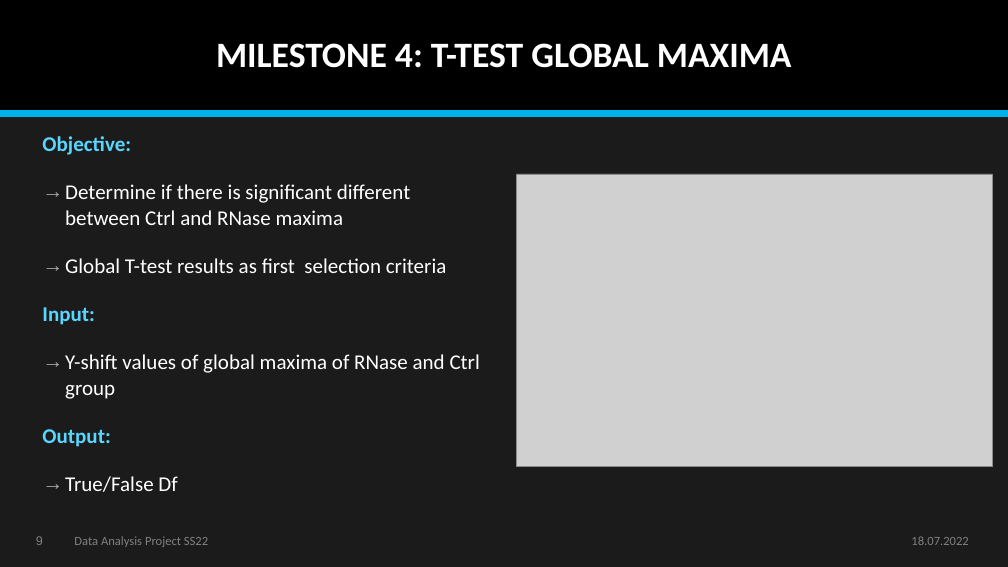
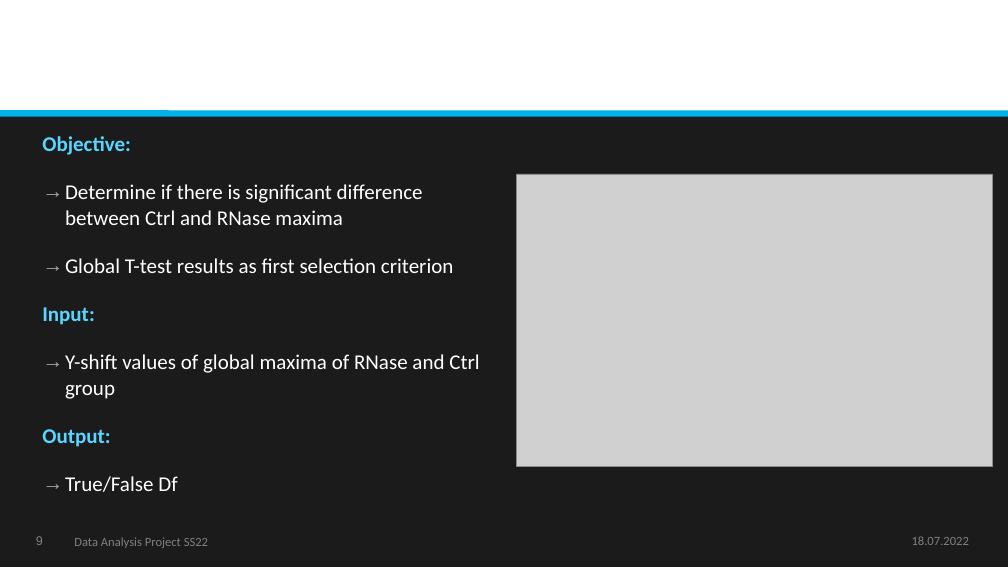
Before and after one commit to datascience-mobi-2022/2022-topic-03-team-04, a slide deck: slide 9 of final/Data Analysis Project SS22_Final Presentation_Topic 3_Team 4.pptx. Drawn at 1008x567 pixels with LibreOffice and Linux fonts; fonts in the diff are those of the drawing; grey boxes stand for pictures. Boxes give left, top, right and bottom in pixels: in the first picture for what was removed or moved away, otherwise in the second. Text is boxed around its words. In the diff, an @@ line names an element or a change of style, - is before the commit and + after.

Commit message:
Presentation Spelling Check

```diff
--- a/final/Data Analysis Project SS22_Final Presentation_Topic 3_Team 4.pptx
+++ b/final/Data Analysis Project SS22_Final Presentation_Topic 3_Team 4.pptx
@@ rectangle at (x1=0, y1=0, x2=1008, y2=113): fill #000000 to #FFFFFF @@
@@ title removed at (x1=216, y1=43, x2=792, y2=68) @@
-MILESTONE 4: T-TEST GLOBAL MAXIMA
@@ text at (x1=65, y1=184, x2=454, y2=273): text changed @@
-→ Determine if there is significant different between Ctrl and RNase maxima
-→ Global T-test results as first selection criteria
+→ Determine if there is significant difference between Ctrl and RNase maxima
+→ Global T-test results as first selection criterion
```
Also in this commit, not shown: 14 other slides changed, 6 other files.
